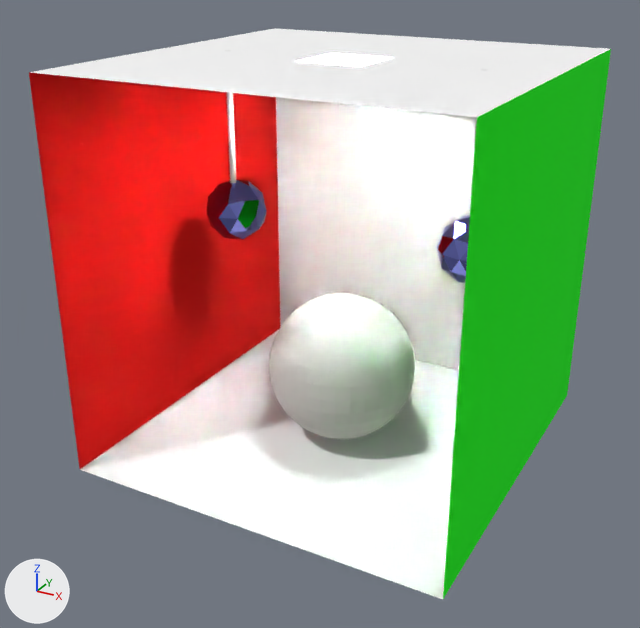
The glTF model Assets/spheres.glb: old version first, new version second.
Both versions are drawn from a camera (50 mm lens) standing at (11.74, 7.19, 9.46) and looking at (-0.31, 29.09, -1.49). Every picture has the same lights, and +X, +Y and +Z are marked at lower left. Where no turn or scale is listed for an object, it has been applied to the vertices.
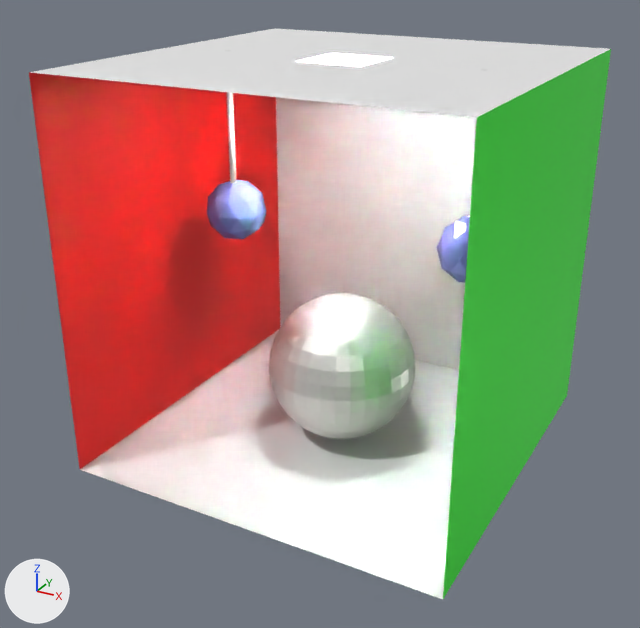
What differs and where, as boxes (x1, y1, x2, y2) in the pictures (640 x 628 px):
'Cube.001', surface changed
    both: (29, 28, 611, 599)
'Sphere', surface changed (white to grey)
    both: (269, 293, 415, 439)
'Cylinder.003', surface changed
    both: (207, 180, 266, 239)
'Cylinder.002', surface changed
    both: (437, 216, 470, 283)

Edits to the bpy script that builds the scene:
```text
Change mat_backwall:
    mat_backwall.roughness: 1.0 -> 0.436
Change mat_isoballs:
    mat_isoballs.metallic: 1.0 -> 0.116
Change mat_cbox_red_003:
    mat_cbox_red_003.roughness: 1.0 -> 0.567
Change mat_cbox_green_003:
    mat_cbox_green_003.roughness: 1.0 -> 0.356
Change mat_cbox_material_003:
    mat_cbox_material_003.roughness: 1.0 -> 0.509
```
